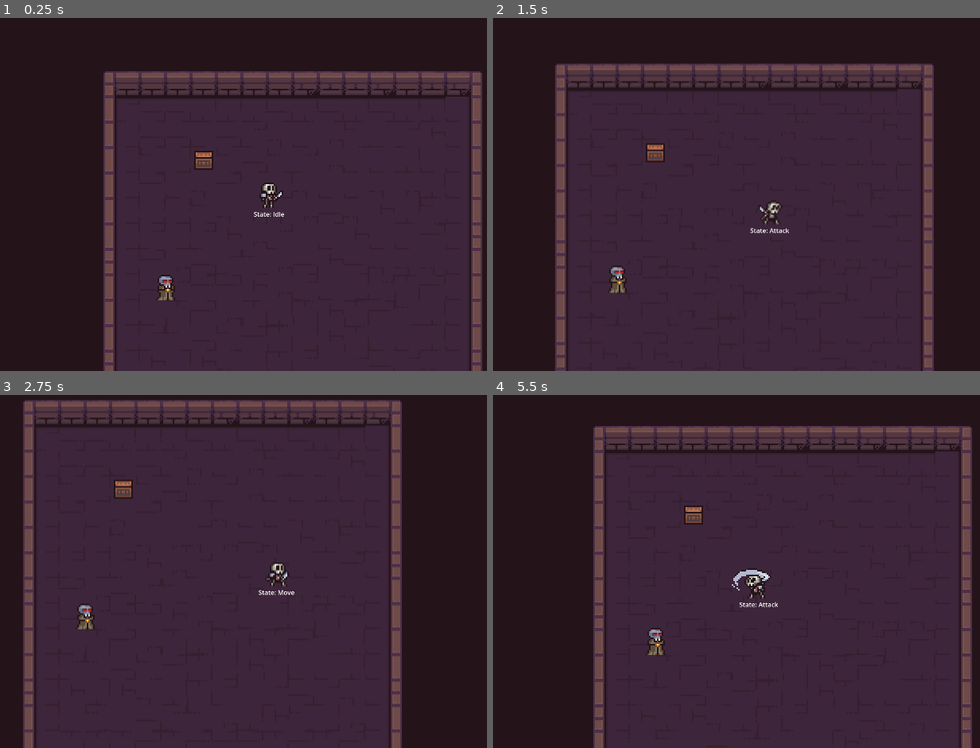
Above: before the commit, frames 1-4 (two rows, left to right).
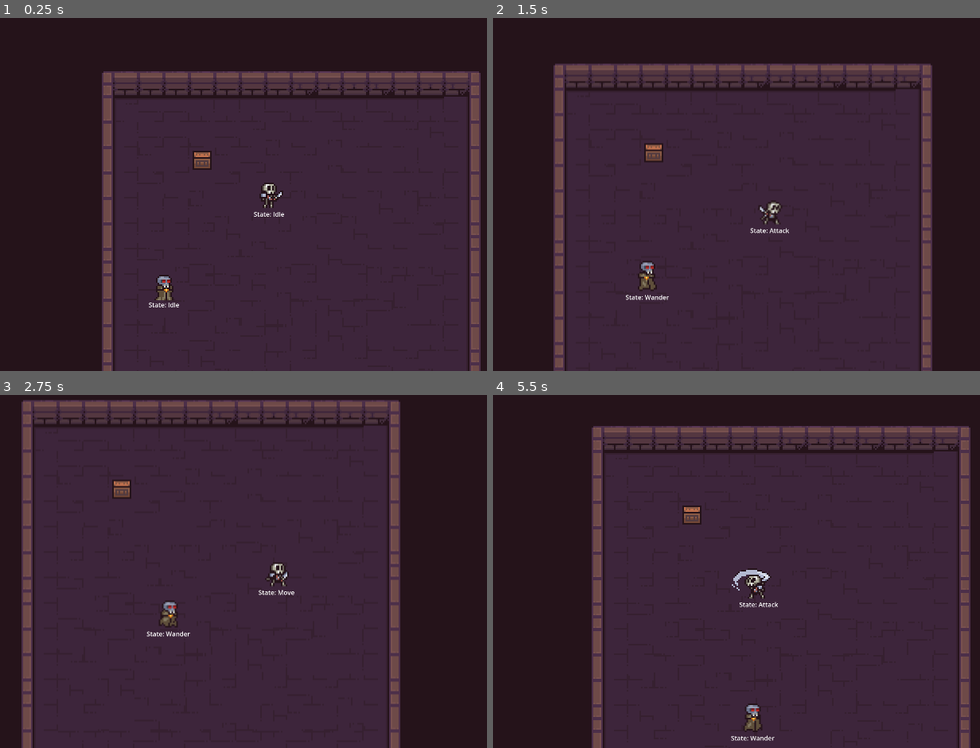
Above: after the commit, the same moments.

Repository: zTiagok/godot.2D_dungeon_prototype
Game: Godot game, scene res://Prefabs/Maps/Map0.prefab.tscn
Same seed, same stepped clock (60 frames per second), same inputs: the game is played once before the commit and once after it.
Inputs:
- Up to frame 1 (0.25 s): no input
- Up to frame 2 (1.5 s): hold D (right) 0.53-1.28 s; tap J (attack) at 0.6, 1.35 s; hold S (down) from 1.28 s (still down)
- Up to frame 3 (2.75 s): release S (down) at 2.03 s; hold D (right) from 2.03 s (still down); tap J (attack) at 2.1 s
- Up to frame 4 (5.5 s): release D (right) at 2.78 s; hold W (up) 2.78-3.53 s; tap J (attack) every 0.75 s from 2.85 to 5.1 s; hold A (left) 3.53-5.03 s; hold S (down) from 5.03 s (still down)

The runs differ from the first frame. In frame 1, 2.9% of the frame differs, in the area x 20-100%, y 15-100%; in frame 2, 3.1%; in frame 3, 3.3%; in frame 4, 3.4%, in the area x 20-99%, y 8-100%.

Commit message:
feat: Implementing "Wander" state to the Vampire enemy.

Diff:
--- a/Prefabs/Entities/Enemies/Vampire.prefab.tscn
+++ b/Prefabs/Entities/Enemies/Vampire.prefab.tscn
@@ -6,7 +6,8 @@
 [ext_resource type="Resource" uid="uid://binwbcepcby2p" path="res://Resources/Entities/Enemies/Vampire.resource.tres" id="2_nxfny"]
 [ext_resource type="Script" uid="uid://bknpxa8eis65w" path="res://Scripts/Entities/StateMachine.script.gd" id="3_4tev3"]
 [ext_resource type="Script" uid="uid://cyim1bo1ui6jp" path="res://Scripts/Entities/Enemies/Vampire/States/IdleState.script.gd" id="4_vs8o1"]
-[ext_resource type="Script" uid="uid://bn0y72lblx7l8" path="res://Scripts/Entities/Enemies/Vampire/States/MoveState.script.gd" id="7_7gfx8"]
+[ext_resource type="PackedScene" uid="uid://2v3s1rgdkkn6" path="res://Prefabs/Common/DevelopmentHud.prefab.tscn" id="5_cq7ks"]
+[ext_resource type="Script" uid="uid://bn0y72lblx7l8" path="res://Scripts/Entities/Enemies/Vampire/States/WanderState.script.gd" id="7_7gfx8"]
 
 [sub_resource type="CapsuleShape2D" id="CapsuleShape2D_bv1rb"]
 radius = 1.0
@@ -160,13 +161,20 @@
 }
 autoplay = "Idle"
 
+[node name="DevelopmentHUD" parent="." instance=ExtResource("5_cq7ks")]
+offset_top = -11.0
+offset_bottom = 29.0
+
 [node name="StateMachine" type="Node" parent="." node_paths=PackedStringArray("initialState")]
 script = ExtResource("3_4tev3")
 initialState = NodePath("Idle")
 metadata/_custom_type_script = "uid://bknpxa8eis65w"
 
-[node name="Idle" type="Node" parent="StateMachine"]
+[node name="Idle" type="Node" parent="StateMachine" node_paths=PackedStringArray("nextState")]
 script = ExtResource("4_vs8o1")
+nextState = NodePath("../Wander")
 
-[node name="Move" type="Node" parent="StateMachine"]
+[node name="Wander" type="Node" parent="StateMachine"]
 script = ExtResource("7_7gfx8")
+
+[connection signal="StateChanged" from="StateMachine" to="DevelopmentHUD" method="SignalStateChanged"]
--- a/Prefabs/Entities/Player.prefab.tscn
+++ b/Prefabs/Entities/Player.prefab.tscn
@@ -10,7 +10,7 @@
 [ext_resource type="PackedScene" uid="uid://t5bow7pas547" path="res://Prefabs/Common/Hitbox.prefab.tscn" id="5_1ndts"]
 [ext_resource type="Script" uid="uid://q8ve806s2hm4" path="res://Scripts/Entities/Player/States/IdleState.script.gd" id="5_u2ij1"]
 [ext_resource type="Script" uid="uid://t2wr6658wvq5" path="res://Scripts/Entities/Player/States/MoveState.script.gd" id="6_n4e4o"]
-[ext_resource type="PackedScene" uid="uid://2v3s1rgdkkn6" path="res://Prefabs/Entities/DevelopmentHud.prefab.tscn" id="7_bjr5y"]
+[ext_resource type="PackedScene" uid="uid://2v3s1rgdkkn6" path="res://Prefabs/Common/DevelopmentHud.prefab.tscn" id="7_bjr5y"]
 [ext_resource type="Script" uid="uid://dhnfjsdi7wrl1" path="res://Scripts/Entities/Player/States/AttackState.script.gd" id="8_b5m6i"]
 [ext_resource type="AudioStream" uid="uid://ck78w4a4qbsas" path="res://Assets/Sounds/sword_swoosh.wav" id="9_dy6tl"]
 
--- a/Prefabs/Maps/Map0.prefab.tscn
+++ b/Prefabs/Maps/Map0.prefab.tscn
@@ -560,7 +560,7 @@
 [node name="Player" parent="." instance=ExtResource("1_warvg")]
 z_index = 1
 y_sort_enabled = true
-position = Vector2(113, 60)
+position = Vector2(114, 60)
 
 [node name="TileMap" type="TileMapLayer" parent="."]
 z_index = -1
--- a/Scripts/Entities/Enemies/EnemyBehaviour.script.gd
+++ b/Scripts/Entities/Enemies/EnemyBehaviour.script.gd
@@ -6,13 +6,15 @@
 var player : PlayerBehaviour
 
 func _ready() -> void:
+	player = PlayerManager.player
 	assert(entity, "Missing entity resource for %s." % self.name)
 
 func _physics_process(_delta: float) -> void:
 	move_and_slide()
 
 # Função utilizada dentro dos States, no qual chamam-no para trocar a animação.
-func StartAnimation(state: State) -> void:
+# Caso o "animationName" seja passado, ele irá anular o valor de "state".
+func StartAnimation(state: State, animationName: String = "") -> void:
 	# Inicia uma animação com base no nome do estado.
 	if state && animationPlayer:
-		animationPlayer.play(state.name.capitalize())
+		animationPlayer.play(animationName.capitalize() if animationName != "" else state.name.capitalize())
--- a/Scripts/Entities/Enemies/Vampire/States/IdleState.script.gd
+++ b/Scripts/Entities/Enemies/Vampire/States/IdleState.script.gd
@@ -2,7 +2,31 @@
 
 var enemy: EnemyBehaviour
 
+@export_category("AI")
+@export var minStateDuration : float = 0.5
+@export var maxStateDuration : float = 1.5
+@export var nextState : State
+
+var timer : float = 0.0
+
 
 func Enter() -> void:
 	enemy = entity
+
+	# Inicia a animação de Idle.
 	enemy.StartAnimation(self)
+
+	# Quando entrar nesse estado, a velocidade será anulada.
+	enemy.velocity = Vector2.ZERO
+
+	# Irá pegar um número aleatório entre o range mínimo e máximo.
+	timer = randf_range(minStateDuration, maxStateDuration)
+
+
+func Update(_delta: float) -> void:
+	# Timer vai diminuindo a cada segundo.
+	timer -= _delta
+
+	# Quando o timer zerar, será alterado o state.
+	if timer <= 0:
+		stateMachine.ChangeState(nextState.name)
--- a/Scripts/Entities/Enemies/Vampire/States/MoveState.script.gd
+++ /dev/null
@@ -1,7 +0,0 @@
-extends State
-
-var enemy : EnemyBehaviour
-
-func Enter() -> void:
-	enemy = entity
-	enemy.StartAnimation(self)
--- /dev/null
+++ b/Scripts/Entities/Enemies/Vampire/States/WanderState.script.gd
@@ -0,0 +1,35 @@
+extends State
+
+var enemy : EnemyBehaviour
+
+@export var stateDuration : float = 1.0
+@export var maxStateCycles : int = 3
+@export var minStateCycles : int = 1
+@export var nextState : State
+
+var timer : float = 0.0
+var direction : Vector2
+var cardinalDirections : Array[Vector2] = [ Vector2.UP, Vector2.RIGHT, Vector2.DOWN, Vector2.LEFT]
+
+func Enter() -> void:
+	enemy = entity
+	enemy.StartAnimation(self, "Move")
+
+	# Inicia um timer, no qual escolhe uma quantidade aleatória de cíclos e multiplica
+	# pela duração do estado.
+	timer = randf_range(minStateCycles, maxStateCycles) * stateDuration
+
+	# Seleciona uma direção aleatória.
+	direction = cardinalDirections[randf_range(0, 3)]
+
+	# Pega a direção e multiplica sobre 1/3 da velocidade atual do Vampiro, para
+	# que ele fique percorrendo.
+	enemy.velocity = direction * (enemy.entity.movementSpeed / 3)
+
+func Update(_delta: float) -> void:
+	# Timer vai diminuindo a cada segundo.
+	timer -= _delta
+
+	# Caso o timer chegue a zero, irá retornar ao "Idle" state.
+	if timer <= 0:
+		stateMachine.ChangeState("Idle")
--- a/Scripts/Entities/Player/PlayerBehaviour.script.gd
+++ b/Scripts/Entities/Player/PlayerBehaviour.script.gd
@@ -12,6 +12,9 @@
 @export var entity : EntityResource
 
 func _ready() -> void:
+	# Salva o Player em uma variável Global.
+	PlayerManager.player = self
+
 	# Conecta o sinal do Hurtbox para que o player tome dano.
 	hurtbox.DamageReceived.connect(TakeDamage)
 
--- /dev/null
+++ b/Scripts/Global/PlayerManager.script.gd
@@ -0,0 +1,3 @@
+extends Node
+
+var player: PlayerBehaviour
--- a/project.godot
+++ b/project.godot
@@ -14,6 +14,10 @@
 run/main_scene="uid://b6el3ss8in20b"
 config/features=PackedStringArray("4.5", "Forward Plus")
 config/icon="res://icon.svg"
+
+[autoload]
+
+PlayerManager="*res://Scripts/Global/PlayerManager.script.gd"
 
 [display]
 
Renamed: Prefabs/Entities/DevelopmentHud.prefab.tscn -> Prefabs/Common/DevelopmentHud.prefab.tscn
Not shown: 1 places in Prefabs/Entities/Enemies/Vampire.prefab.tscn that only renumber resources
Renamed: Scripts/Entities/Enemies/Vampire/States/MoveState.script.gd.uid -> Scripts/Entities/Enemies/Vampire/States/WanderState.script.gd.uid
Not shown, added: Scripts/Global/PlayerManager.script.gd.uid
